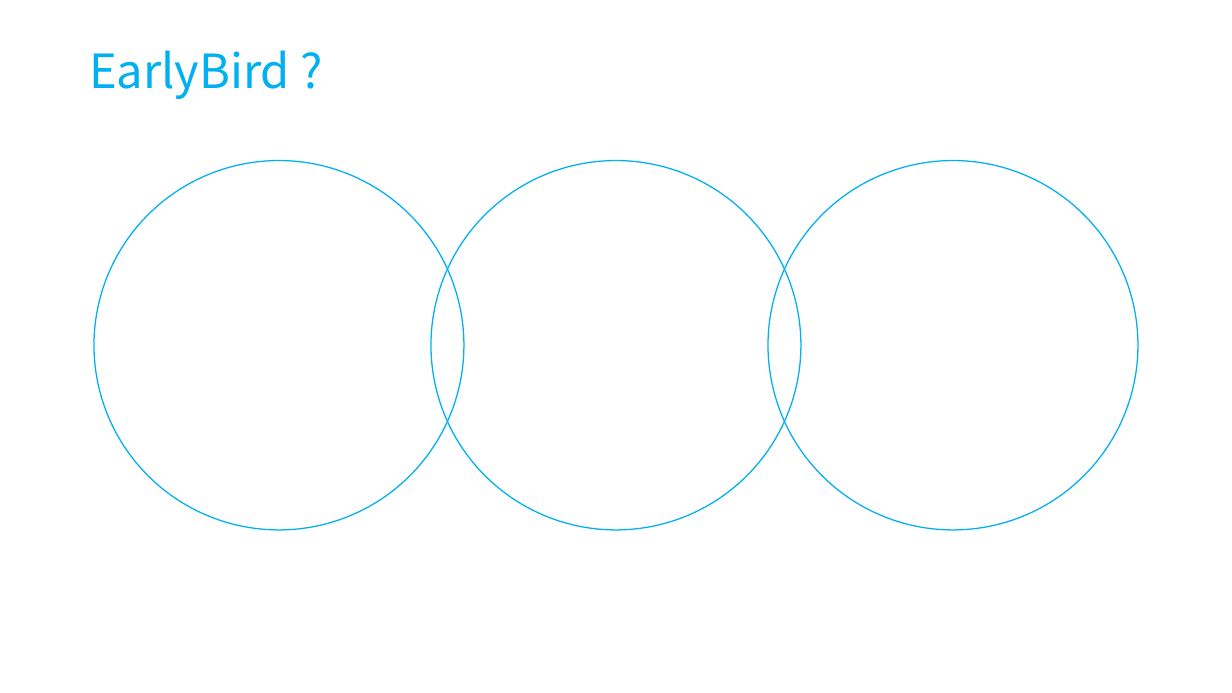
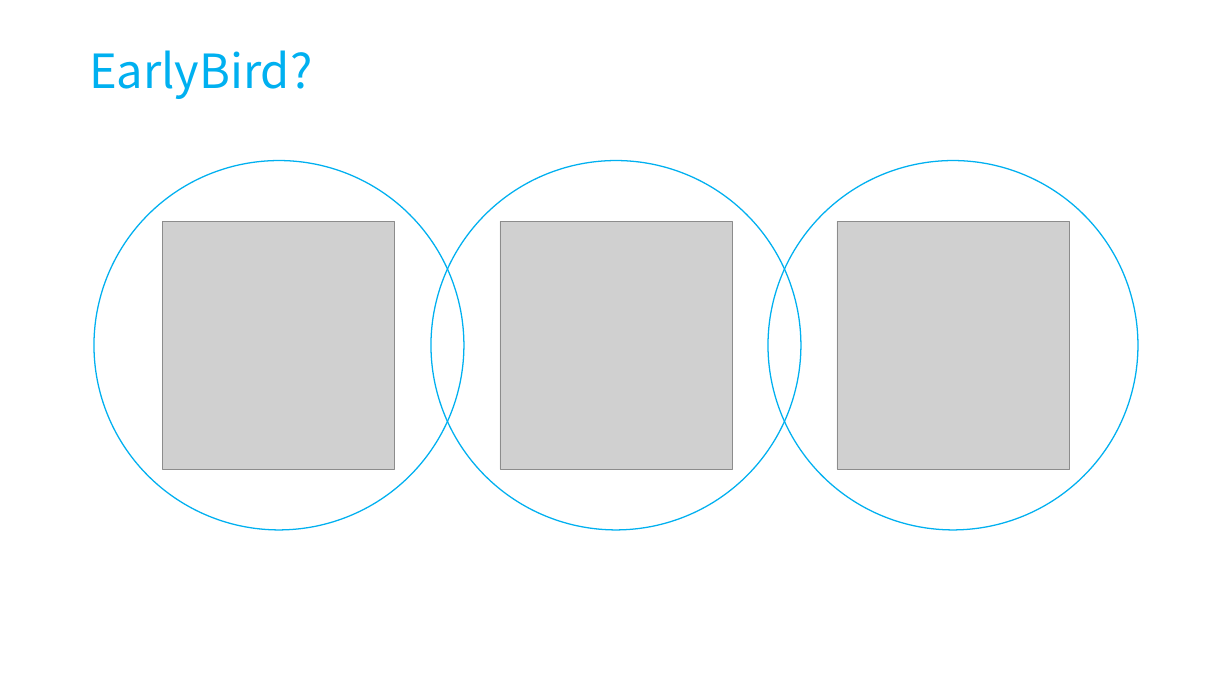
Before and after one commit to trevi00/EarlyBirdTP, a slide deck: slide 2 of documents/EarlyBird.pptx. Drawn at 1232x693 pixels with LibreOffice and Linux fonts; fonts in the diff are those of the drawing; grey boxes stand for pictures. Boxes give left, top, right and bottom in pixels: in the first picture for what was removed or moved away, otherwise in the second. Text is boxed around its words. In the diff, an @@ line names an element or a change of style, - is before the commit and + after.

```diff
--- a/documents/EarlyBird.pptx
+++ b/documents/EarlyBird.pptx
@@ text at (89, 50, 312, 99): spaces changed @@
-EarlyBird ?
+EarlyBird?
@@ picture added at (163, 222, 395, 470) @@
@@ picture added at (500, 222, 732, 470) @@
@@ picture added at (837, 222, 1069, 470) @@
```
Also in this commit, not shown: 3 other slides changed, 3 other files.
